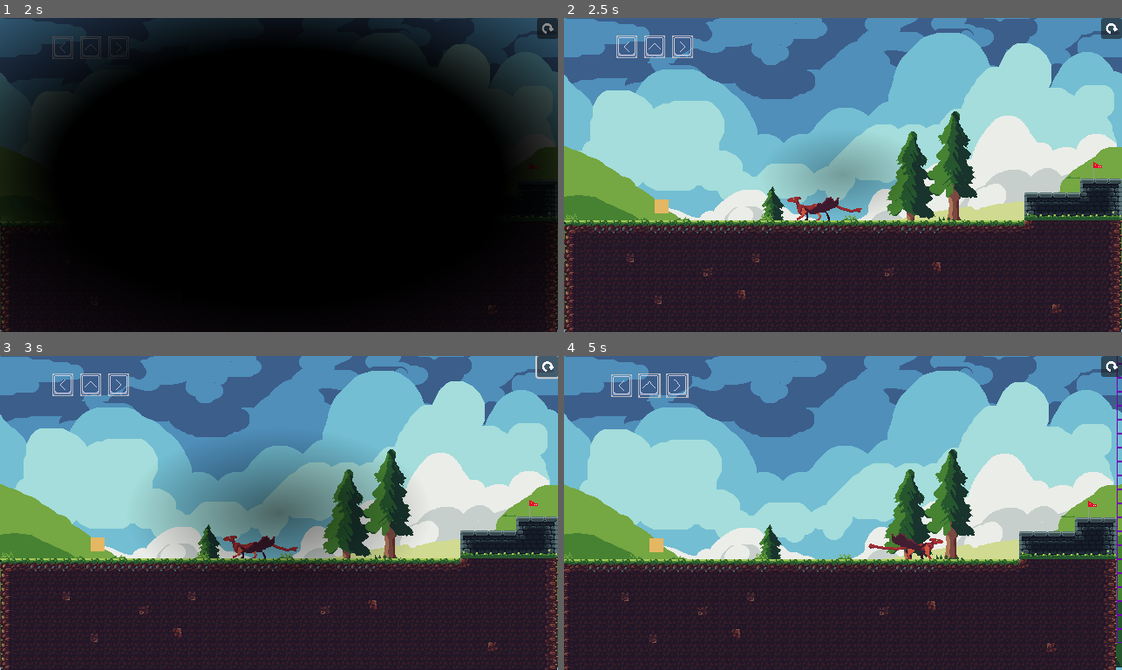
Above: before the commit, frames 1-4 (two rows, left to right).
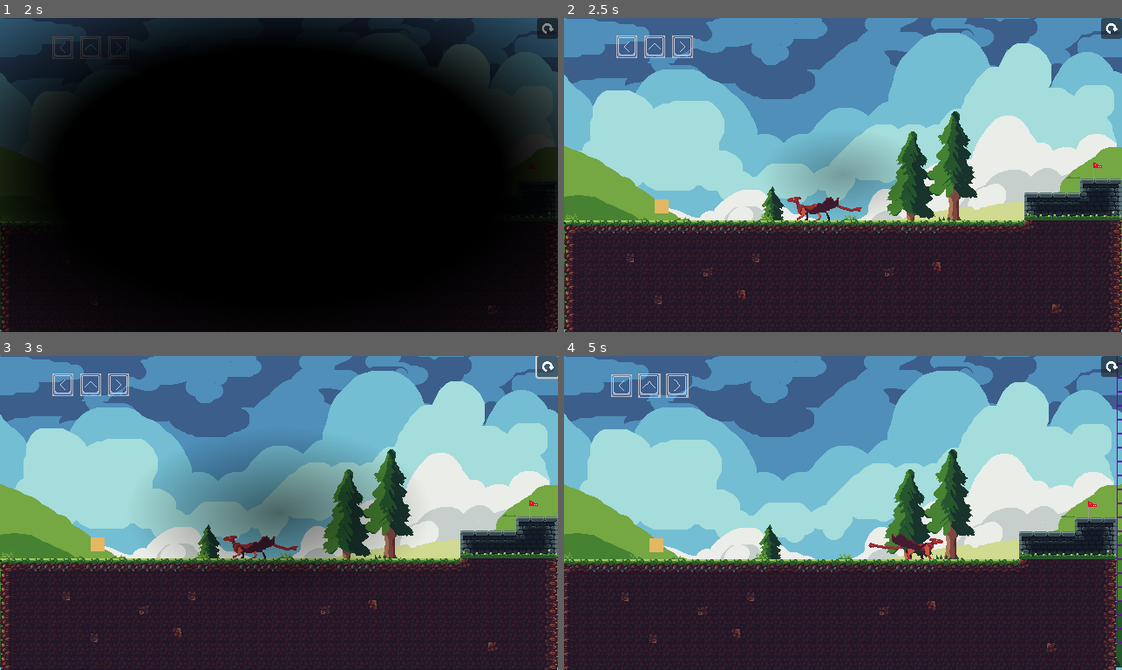
Above: after the commit, the same moments.

Repository: Robocraft999/ScalesToScale
Game: Godot game, scene res://scenes/root.tscn
The game is run twice, just before and just after one commit, with the same random seed, the same clock (stepped at 60 frames per second) and the same inputs. The engine's default icon, where the game draws it, is replaced by a stand-in: a white triangle on a blue panel in a dark square.
Inputs (mouse positions are in pixels of both pictures, inside the frame that each line leads up to):
- Up to frame 1 (2 s): click "Start Game" at 0.5 s; click "Start Game" at 1.25 s
- Up to frame 2 (2.5 s): click (1110, 27) at 2 s
- Up to frame 3 (3 s): click (546, 365) at 2.75 s
- Up to frame 4 (5 s): click (1110, 365) at 3.5 s; tap Enter at 4.25 s; move the mouse to (965, 497) at 4.27 s; hold D (move_right) from 4.28 s (still down); hold Up (jump) from 4.28 s (still down); click (965, 497) at 4.42 s

Frame 1 is identical in both runs. In frame 2, less than 0.1% of the frame differs, in the area x 48-54%, y 59-62%; in frame 3, less than 0.1%; in frame 4, less than 0.1%, in the area x 54-62%, y 59-62%.

Commit message:
added flying, land and jump animation

Diff:
--- a/scenes/objects/player.tscn
+++ b/scenes/objects/player.tscn
@@ -7,6 +7,34 @@
 [sub_resource type="RectangleShape2D" id="RectangleShape2D_jtt55"]
 size = Vector2(19.5556, 20)
 
+[sub_resource type="AtlasTexture" id="AtlasTexture_co24d"]
+atlas = ExtResource("4_hlfl6")
+region = Rect2(1536, 0, 96, 32)
+
+[sub_resource type="AtlasTexture" id="AtlasTexture_uylm2"]
+atlas = ExtResource("4_hlfl6")
+region = Rect2(1632, 0, 96, 32)
+
+[sub_resource type="AtlasTexture" id="AtlasTexture_gxm7f"]
+atlas = ExtResource("4_hlfl6")
+region = Rect2(1728, 0, 96, 32)
+
+[sub_resource type="AtlasTexture" id="AtlasTexture_3x6y2"]
+atlas = ExtResource("4_hlfl6")
+region = Rect2(1824, 0, 96, 32)
+
+[sub_resource type="AtlasTexture" id="AtlasTexture_bgcem"]
+atlas = ExtResource("4_hlfl6")
+region = Rect2(1920, 0, 96, 32)
+
+[sub_resource type="AtlasTexture" id="AtlasTexture_4ok6f"]
+atlas = ExtResource("4_hlfl6")
+region = Rect2(2016, 0, 96, 32)
+
+[sub_resource type="AtlasTexture" id="AtlasTexture_36086"]
+atlas = ExtResource("4_hlfl6")
+region = Rect2(2112, 0, 96, 32)
+
 [sub_resource type="AtlasTexture" id="AtlasTexture_8n1s5"]
 atlas = ExtResource("4_hlfl6")
 region = Rect2(768, 0, 96, 32)
@@ -14,6 +42,30 @@
 [sub_resource type="AtlasTexture" id="AtlasTexture_ubonp"]
 atlas = ExtResource("4_hlfl6")
 region = Rect2(864, 0, 96, 32)
+
+[sub_resource type="AtlasTexture" id="AtlasTexture_i3drf"]
+atlas = ExtResource("4_hlfl6")
+region = Rect2(960, 0, 96, 32)
+
+[sub_resource type="AtlasTexture" id="AtlasTexture_5mc2g"]
+atlas = ExtResource("4_hlfl6")
+region = Rect2(1056, 0, 96, 32)
+
+[sub_resource type="AtlasTexture" id="AtlasTexture_dnkrv"]
+atlas = ExtResource("4_hlfl6")
+region = Rect2(1152, 0, 96, 32)
+
+[sub_resource type="AtlasTexture" id="AtlasTexture_wwd12"]
+atlas = ExtResource("4_hlfl6")
+region = Rect2(1248, 0, 96, 32)
+
+[sub_resource type="AtlasTexture" id="AtlasTexture_51mng"]
+atlas = ExtResource("4_hlfl6")
+region = Rect2(1344, 0, 96, 32)
+
+[sub_resource type="AtlasTexture" id="AtlasTexture_tgdxk"]
+atlas = ExtResource("4_hlfl6")
+region = Rect2(1440, 0, 96, 32)
 
 [sub_resource type="AtlasTexture" id="AtlasTexture_i2sgo"]
 atlas = ExtResource("4_hlfl6")
@@ -51,6 +103,32 @@
 animations = [{
 "frames": [{
 "duration": 1.0,
+"texture": SubResource("AtlasTexture_co24d")
+}, {
+"duration": 1.0,
+"texture": SubResource("AtlasTexture_uylm2")
+}, {
+"duration": 1.0,
+"texture": SubResource("AtlasTexture_gxm7f")
+}, {
+"duration": 1.0,
+"texture": SubResource("AtlasTexture_3x6y2")
+}, {
+"duration": 1.0,
+"texture": SubResource("AtlasTexture_bgcem")
+}, {
+"duration": 1.0,
+"texture": SubResource("AtlasTexture_4ok6f")
+}, {
+"duration": 1.0,
+"texture": SubResource("AtlasTexture_36086")
+}],
+"loop": true,
+"name": &"fly",
+"speed": 12.0
+}, {
+"frames": [{
+"duration": 1.0,
 "texture": SubResource("AtlasTexture_8n1s5")
 }, {
 "duration": 1.0,
@@ -59,6 +137,52 @@
 "loop": true,
 "name": &"idle",
 "speed": 2.0
+}, {
+"frames": [{
+"duration": 1.0,
+"texture": SubResource("AtlasTexture_i3drf")
+}, {
+"duration": 1.0,
+"texture": SubResource("AtlasTexture_5mc2g")
+}, {
+"duration": 1.0,
+"texture": SubResource("AtlasTexture_dnkrv")
+}, {
+"duration": 1.0,
+"texture": SubResource("AtlasTexture_wwd12")
+}, {
+"duration": 1.0,
+"texture": SubResource("AtlasTexture_51mng")
+}, {
+"duration": 1.0,
+"texture": SubResource("AtlasTexture_tgdxk")
+}],
+"loop": true,
+"name": &"jump",
+"speed": 12.0
+}, {
+"frames": [{
+"duration": 1.0,
+"texture": SubResource("AtlasTexture_tgdxk")
+}, {
+"duration": 1.0,
+"texture": SubResource("AtlasTexture_51mng")
+}, {
+"duration": 1.0,
+"texture": SubResource("AtlasTexture_wwd12")
+}, {
+"duration": 1.0,
+"texture": SubResource("AtlasTexture_dnkrv")
+}, {
+"duration": 1.0,
+"texture": SubResource("AtlasTexture_5mc2g")
+}, {
+"duration": 1.0,
+"texture": SubResource("AtlasTexture_i3drf")
+}],
+"loop": true,
+"name": &"land",
+"speed": 12.0
 }, {
 "frames": [{
 "duration": 1.0,
@@ -109,5 +233,6 @@
 position = Vector2(1.66667, 0)
 scale = Vector2(0.333333, 0.5)
 sprite_frames = SubResource("SpriteFrames_uqm2t")
-animation = &"idle"
+animation = &"fly"
 autoplay = "idle"
+frame_progress = 0.655419
Not shown: 1 places in scenes/objects/player.tscn that only renumber resources
Binary file changed: sprites/dragon_colored_walk.png
